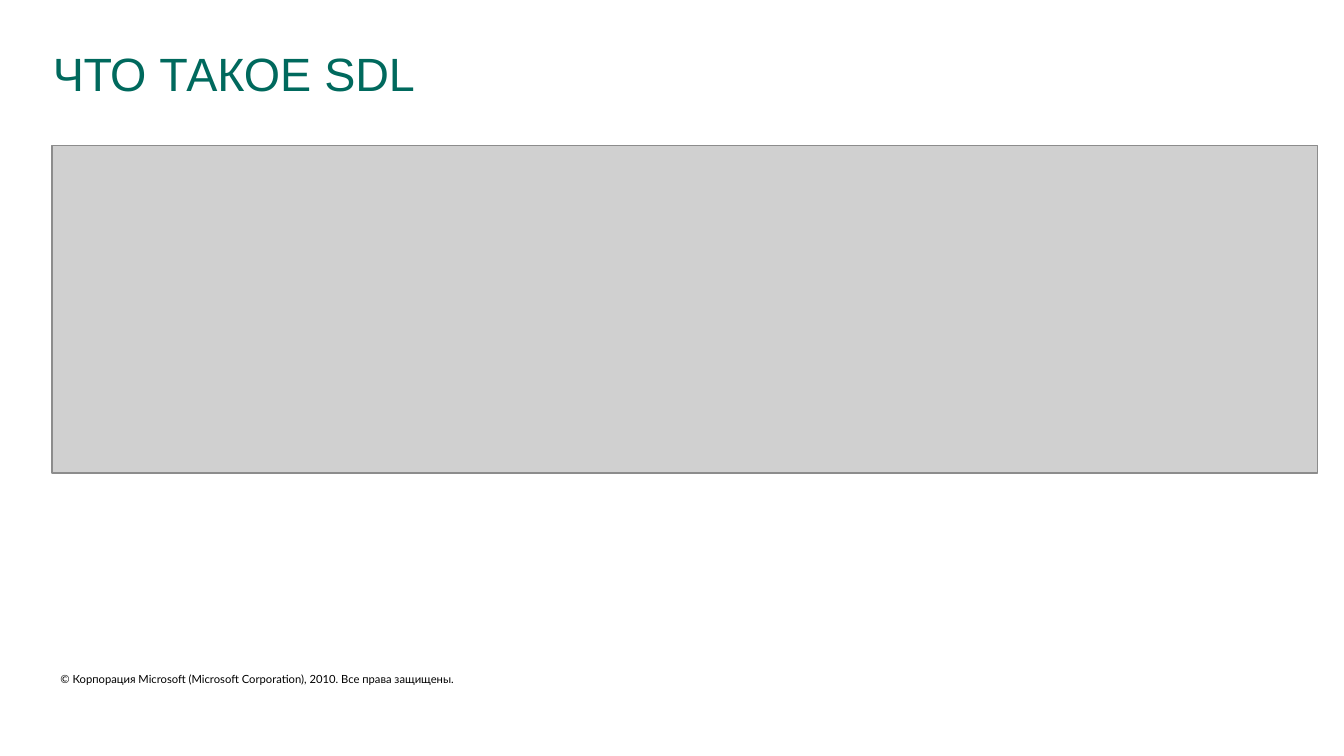
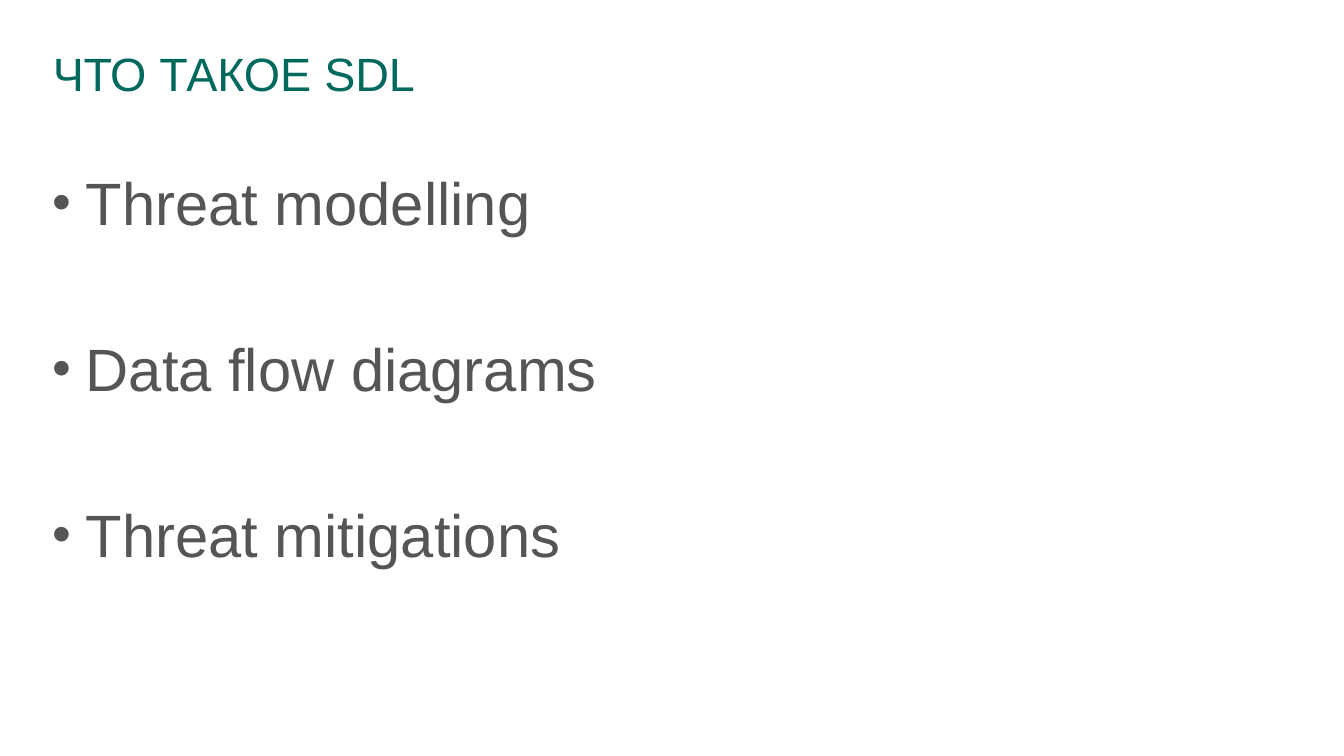
Before and after one commit to prograholic/prograholic.github.io, a slide deck: slide 6 of nsu_31_01_2017/31.01.2017_kutumov.pptx. Drawn at 1344x756 pixels with LibreOffice and Linux fonts; fonts in the diff are those of the drawing; grey boxes stand for pictures; background and template pictures are left out. Boxes give left, top, right and bottom in pixels: in the first picture for what was removed or moved away, otherwise in the second. Text is boxed around its words. In the diff, an @@ line names an element or a change of style, - is before the commit and + after.

```diff
--- a/nsu_31_01_2017/31.01.2017_kutumov.pptx
+++ b/nsu_31_01_2017/31.01.2017_kutumov.pptx
@@ picture removed at box(52, 145, 1318, 473) @@
@@ text added at box(86, 181, 597, 568), 32 pt, text #555555 @@
+• Threat modelling
+• Data flow diagrams
+• Threat mitigations
@@ text removed at box(73, 674, 453, 685) @@
-© Корпорация Microsoft (Microsoft Corporation), 2010. Все права защищены.
```
Also in this commit, not shown: 8 other slides changed, 1 slide added, 1 slide removed, 1 other file.
